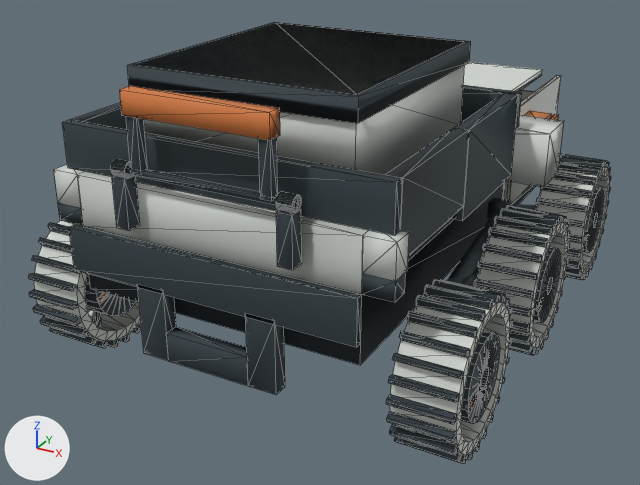
An edit to the glTF model prototype/assets/units/tuoyun-r1/tuoyun-r1.glb, drawn before and after from the same camera.
Rendered twice from a camera (50 mm lens) standing at (1.154, -2.32, 1.341) and looking at (-0.116, -0.011, 0.186). Every picture has the same lights, and +X, +Y and +Z are marked at lower left. The picture after the commit comes second. Mesh edges are drawn as thin lines on the coarser meshes. Where no turn or scale is listed for an object, it has been applied to the vertices. Vertices at exactly the same position are counted once.

In view in the first picture: 'Body', 'CargoBox', 'Chassis', 'Head', 'HoodLid', 'RearLock', 'Rocker_R', 'Wheel_LR', 'Wheel_RF', 'Wheel_RM', 'Wheel_RR' and 1 more.
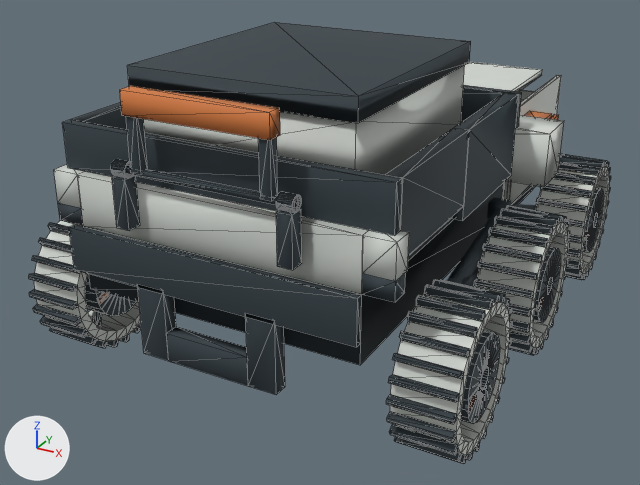
What differs and where, as boxes [x1, y1, x2, y2] in the pictures (640 x 485 px; the box of a moved part takes in the faces that stretch with it):
part 1 of me_cargobox, moved or reshaped: before [135, 23, 465, 175]; after [144, 65, 465, 175]

Diff of the bpy script that builds the scene:
```diff
--- a/prototype/assets/units/tuoyun-r1/tuoyun-r1.glb.py
+++ b/prototype/assets/units/tuoyun-r1/tuoyun-r1.glb.py
@@ me_cargobox @@
 me_cargobox.from_pydata(...)  # 24 vertices, 36 faces; spans x -0.32..0.32, y -0.35..0.35, z 0.0..0.38
 # used by ob_cargobox; location = (0.0, -0.28, 0.48)
 # before: 10 (-0.31, 0.34, 0.38) at pixel (275, 22), 11 (0.31, 0.34, 0.38) at pixel (466, 41), 14 (-0.31, -0.34, 0.38) at pixel (132, 64), 15 (0.31, -0.34, 0.38) at pixel (356, 94)
+# me_cargobox part 1
+for i in [10, 11, 14, 15]: me_cargobox.vertices[i].co += Vector((0.0, 0.0, -0.06))
 me_cargobox.materials.append(mat_frame_dark)
```
